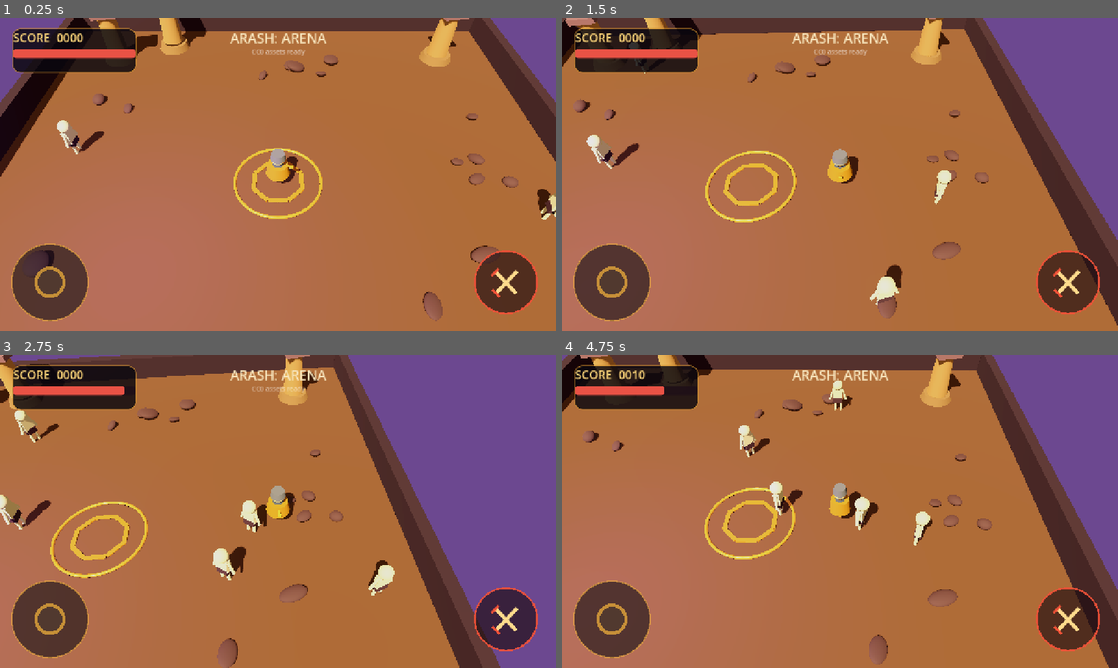
Above: before the commit, frames 1-4 (two rows, left to right).
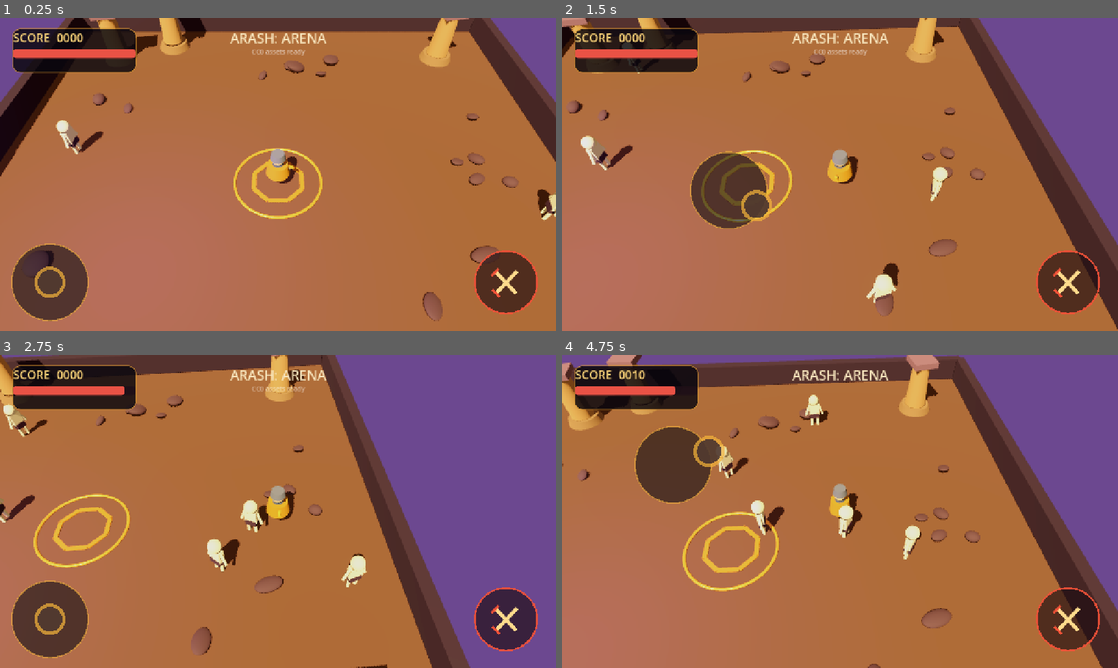
Above: after the commit, the same moments.

Repository: hsdarestani/arash-arena
Game: Godot game, scene res://scenes/main.tscn
Two runs of this game, one before a commit and one after it. Both use one fixed random seed, a clock stepped at 60 frames per second and the inputs below.
Inputs (mouse positions are in pixels of both pictures, inside the frame that each line leads up to):
- Up to frame 1 (0.25 s): no input
- Up to frame 2 (1.5 s): tap Enter at 0.5 s; move the mouse to (962, 158) at 0.52 s; hold D (move_right) 0.53-1.25 s; tap Space (attack) at 0.6 s; click (962, 158) at 0.67 s; drag from (728, 190) to (812, 237) at 1.27 s
- Up to frame 3 (2.75 s): move the mouse to (333, 442) at 2.02 s; hold D (move_right) from 2.03 s (still down); tap Space (attack) at 2.1 s; click (333, 442) at 2.17 s
- Up to frame 4 (4.75 s): release D (move_right) at 2.75 s; drag from (812, 574) to (673, 464) at 2.77 s; move the mouse to (1006, 558) at 3.52 s; hold A (move_left) 3.53-4.25 s; tap Space (attack) at 3.6 s; click (1006, 558) at 3.67 s; drag from (673, 464) to (756, 433) at 4.27 s

The runs differ from the first frame. In frame 1, 1.0% of the frame differs, in the area x 0-100%, y 0-97%; in frame 2, 10%; in frame 3, 15%; in frame 4, 24%, in the area x 0-100%, y 0-100%.

Commit message:
Rebrand project as cinematic Slice Lab

Diff:
--- a/project.godot
+++ b/project.godot
@@ -1,12 +1,13 @@
 ; Engine configuration file.
-; ARASH: Arena — mobile-first Godot 4 project
+; SLICE LAB — mobile-first cinematic slicing game
 config_version=5
 
 [application]
-config/name="ARASH: Arena"
+config/name="SLICE LAB"
 run/main_scene="res://scenes/main.tscn"
-config/features=PackedStringArray("4.7", "GL Compatibility")
-boot_splash/bg_color=Color(0.035, 0.027, 0.05, 1)
+config/features=PackedStringArray("4.7", "Mobile")
+boot_splash/bg_color=Color(0.012, 0.014, 0.02, 1)
+boot_splash/image="res://icon.svg"
 config/icon="res://icon.svg"
 
 [display]
@@ -18,9 +19,16 @@
 window/handheld/orientation=0
 window/energy_saving/keep_screen_on=true
 
+[input_devices]
+pointing/emulate_touch_from_mouse=true
+
 [rendering]
-renderer/rendering_method="gl_compatibility"
-renderer/rendering_method.mobile="gl_compatibility"
+renderer/rendering_method="mobile"
+renderer/rendering_method.mobile="mobile"
 textures/default_filters/use_nearest_mipmap_filter=false
 textures/vram_compression/import_etc2_astc=true
-environment/defaults/default_clear_color=Color(0.035, 0.027, 0.05, 1)
+anti_aliasing/quality/msaa_3d=2
+anti_aliasing/quality/screen_space_aa=1
+lights_and_shadows/directional_shadow/size=2048
+lights_and_shadows/positional_shadow/atlas_size=2048
+environment/defaults/default_clear_color=Color(0.012, 0.014, 0.02, 1)
